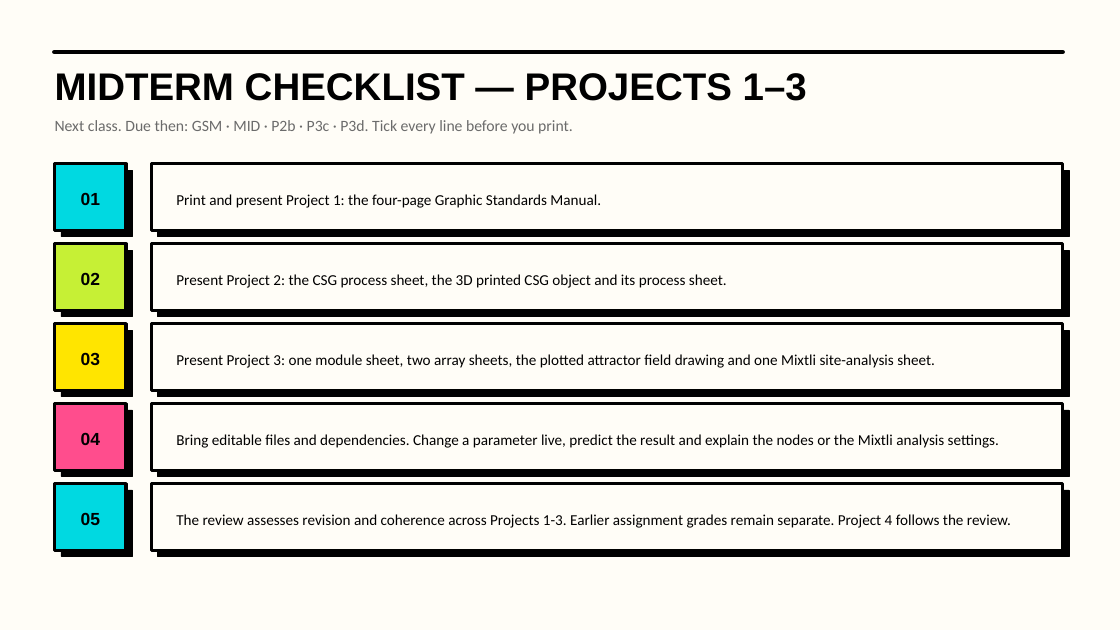
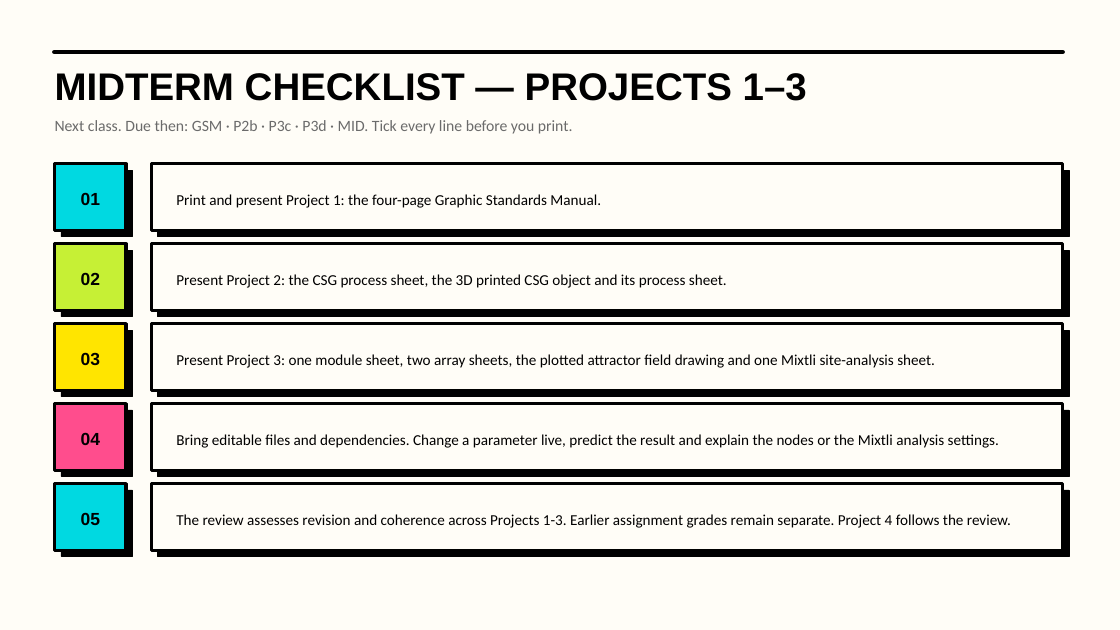
Before and after one commit to luigipacheco/arc3133, a slide deck: slide 8 of slides/ARC3133_Class09.pptx (slide 9 before the commit). Drawn at 1120x630 pixels with LibreOffice and Linux fonts; fonts in the diff are those of the drawing. Boxes give left, top, right and bottom in pixels: in the first picture for what was removed or moved away, otherwise in the second. Text is boxed around its words. In the diff, an @@ line names an element or a change of style, - is before the commit and + after.

```diff
--- a/slides/ARC3133_Class09.pptx
+++ b/slides/ARC3133_Class09.pptx
@@ text at (55,120,573,134): text changed @@
-Next class. Due then: GSM · MID · P2b · P3c · P3d. Tick every line before you print.
+Next class. Due then: GSM · P2b · P3c · P3d · MID. Tick every line before you print.
```
Also in this commit, not shown: 4 other slides changed, 4 slides added, 5 slides removed, 10 other files.
